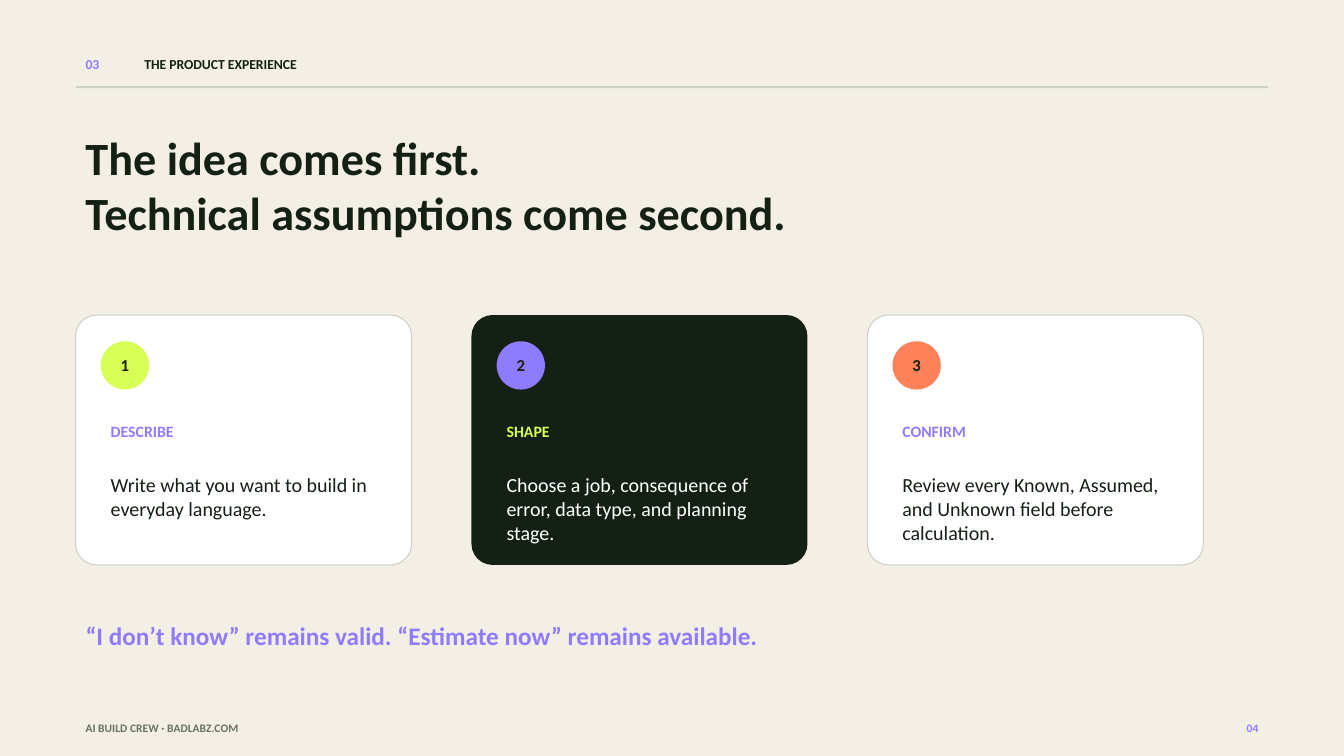
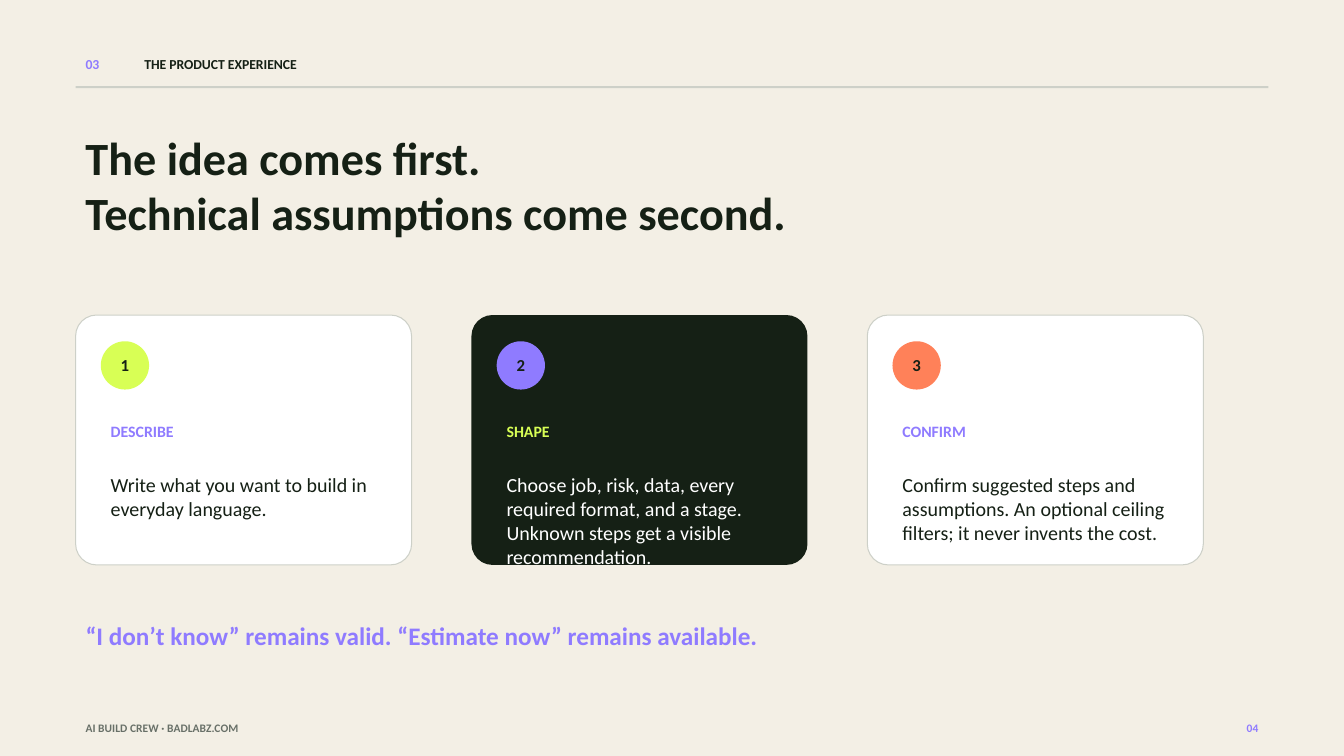
Before and after one commit to CTATX/ai-build-crew, a slide deck: slide 4 of artifacts/AI_BUILD_CREW_COST_CONTRACT_VIDEO_REVIEW.pptx. Drawn at 1344x756 pixels with LibreOffice and Linux fonts; fonts in the diff are those of the drawing. Boxes give left, top, right and bottom in pixels: in the first picture for what was removed or moved away, otherwise in the second. Text is boxed around its words. In the diff, an @@ line names an element or a change of style, - is before the commit and + after.

```diff
--- a/artifacts/AI_BUILD_CREW_COST_CONTRACT_VIDEO_REVIEW.pptx
+++ b/artifacts/AI_BUILD_CREW_COST_CONTRACT_VIDEO_REVIEW.pptx
@@ text at [507, 478, 742, 569]: text changed @@
-Choose a job, consequence of error, data type, and planning stage.
+Choose job, risk, data, every required format, and a stage. Unknown steps get a visible recommendation.
@@ text at [902, 478, 1164, 543]: text changed @@
-Review every Known, Assumed, and Unknown field before calculation.
+Confirm suggested steps and assumptions. An optional ceiling filters; it never invents the cost.
```
Also in this commit, not shown: 5 other slides changed, 18 other files.
